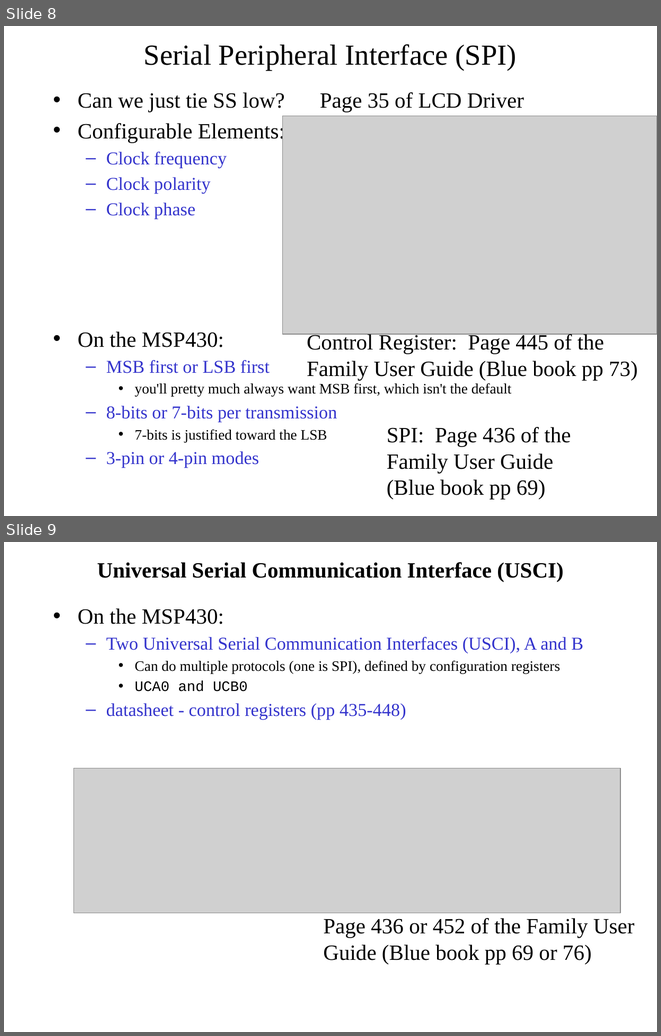
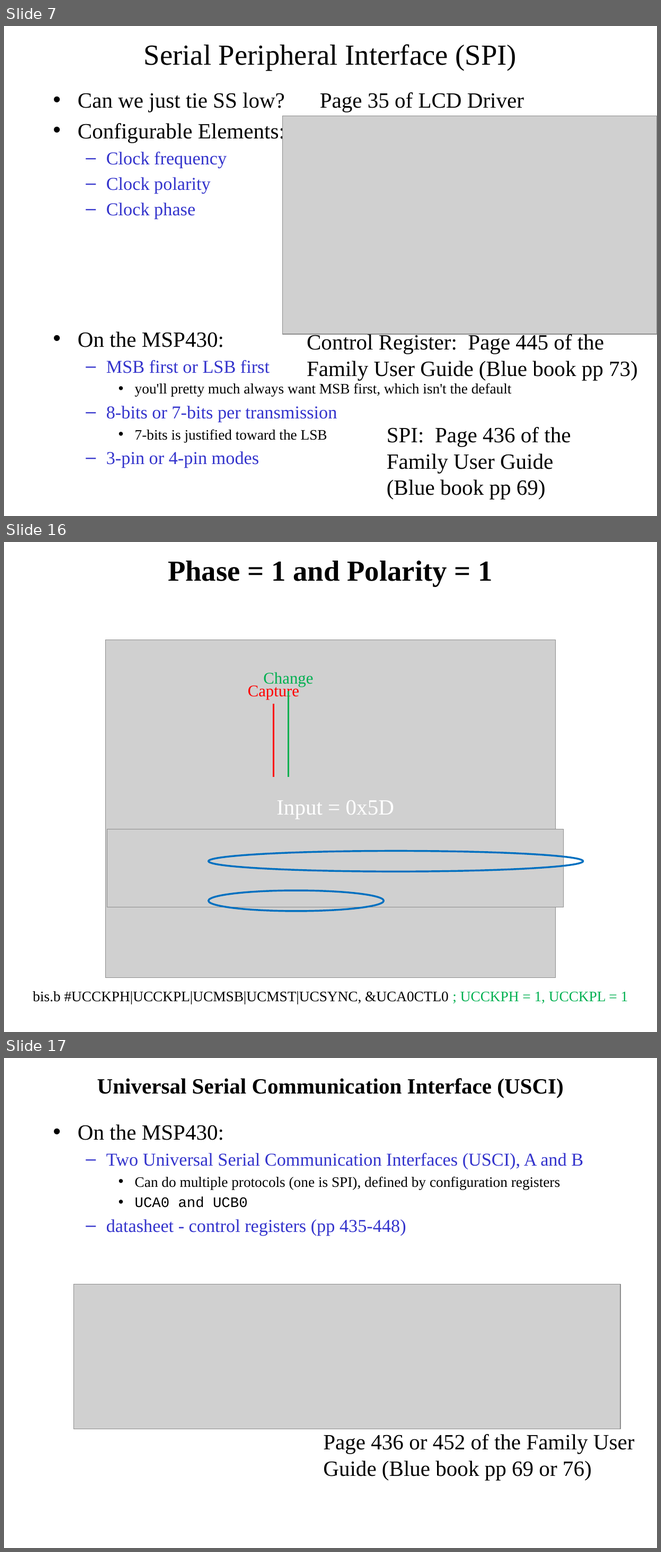
Before and after one commit to pw4rn3r/ECE382, a slide deck: notes/L15/Lsn15.pptx. Shown one above the other, each under a label of ours: slides 8 and 9 before the commit, slides 7, 16 and 17 after it; the slides between them are not shown. The pictures are 661x1036 and 661x1552 pixels, drawn with LibreOffice and Linux fonts; fonts in the diff are those of the drawing; grey boxes stand for pictures. Boxes give left, top, right and bottom in pixels: in the first picture for what was removed or moved away, otherwise in the second. Text is boxed around its words. In the diff, an @@ line names an element or a change of style, - is before the commit and + after.

```diff
--- a/notes/L15/Lsn15.pptx
+++ b/notes/L15/Lsn15.pptx
@@ slide 16 added at [4,542,657,1032], background #FFFFFF @@
@@ title added at [168,561,493,586], 32 pt, text #000000, bold @@
+Phase = 1 and Polarity = 1
@@ picture added at [106,640,556,978] @@
@@ text added at [248,684,299,699], 18 pt, text #FF0000 @@
+Capture
@@ text added at [263,672,313,687], 18 pt, text #00B050 @@
+Change
@@ line added from (288, 691) to (288, 777), #00B050 2 pt @@
@@ line added from (274, 703) to (274, 777), #FF0000 2 pt @@
@@ text added at [276,800,394,819], 24 pt, text #FFFFFF @@
+Input = 0x5D
@@ picture added at [107,829,564,906] @@
@@ ellipse added at [209,851,583,872], outline #0070C0 2 pt @@
@@ ellipse added at [209,890,383,911], outline #0070C0 2 pt @@
@@ text added at [33,991,628,1004], 16 pt, text #000000 @@
+bis.b #UCCKPH|UCCKPL|UCMSB|UCMST|UCSYNC, &UCA0CTL0 ; UCCKPH = 1, UCCKPL = 1
@@ what was slide 8 is now slide 7 @@
@@ what was slide 9 is now slide 17 @@
```
Also in this commit, not shown: 4 slides changed, 8 other slides added, 3 slides removed, 1 other file.
